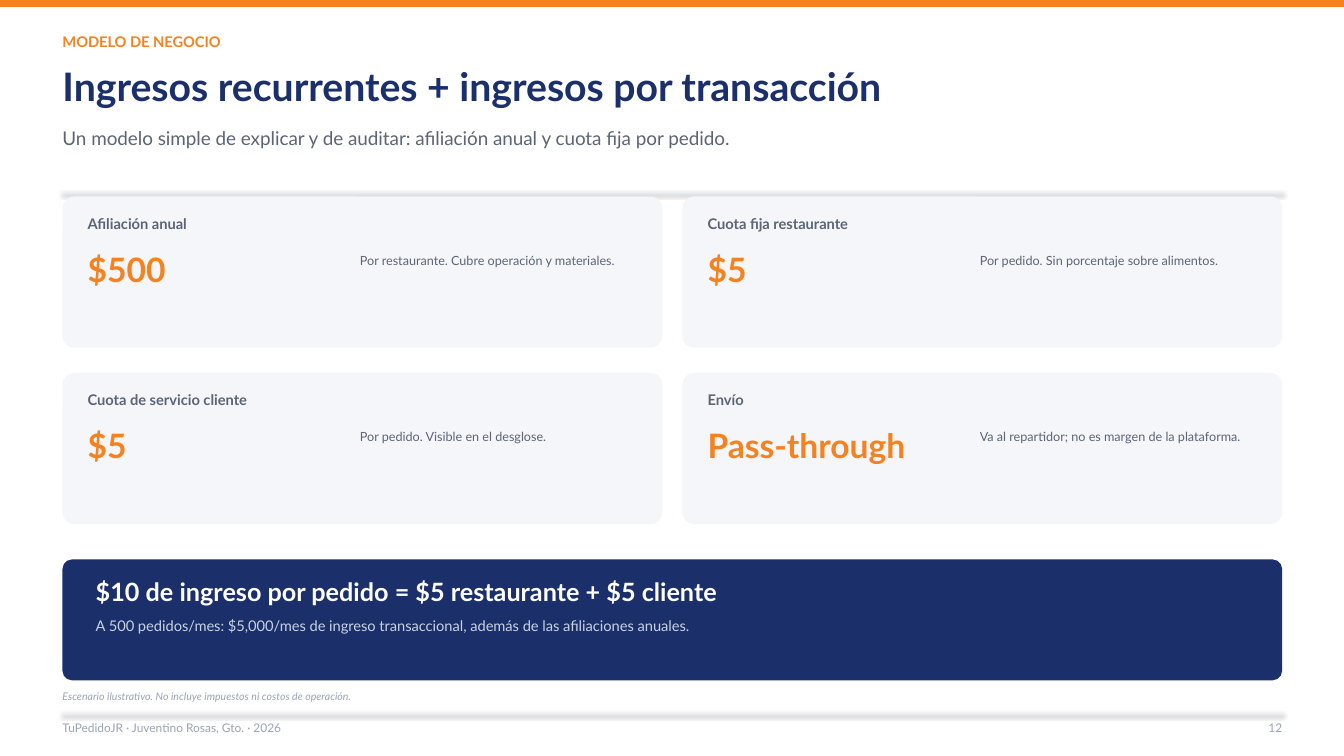
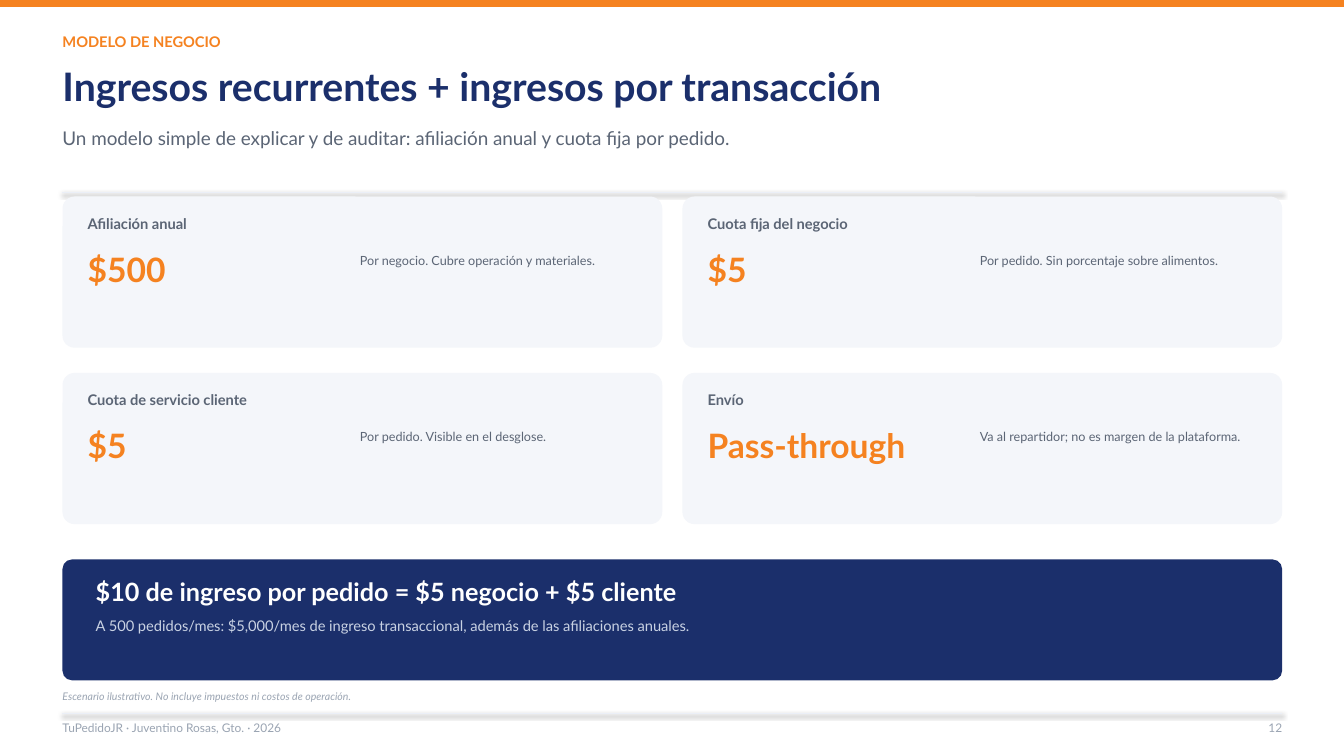
Before and after one commit to Lodoman-old/TuPedidoJR, a slide deck: slide 12 of docs/presentacion/TuPedidoJR_Propuesta_2026.pptx. Drawn at 1344x756 pixels with LibreOffice and Linux fonts; fonts in the diff are those of the drawing. Boxes give left, top, right and bottom in pixels: in the first picture for what was removed or moved away, otherwise in the second. Text is boxed around its words. In the diff, an @@ line names an element or a change of style, - is before the commit and + after.

```diff
--- a/docs/presentacion/TuPedidoJR_Propuesta_2026.pptx
+++ b/docs/presentacion/TuPedidoJR_Propuesta_2026.pptx
@@ text at (708, 218, 848, 232): text changed @@
-Cuota fija restaurante
+Cuota fija del negocio
@@ text at (360, 256, 595, 268): text changed @@
-Por restaurante. Cubre operación y materiales.
+Por negocio. Cubre operación y materiales.
@@ text at (96, 580, 676, 606): text changed @@
-$10 de ingreso por pedido = $5 restaurante + $5 cliente
+$10 de ingreso por pedido = $5 negocio + $5 cliente
```
Also in this commit, not shown: 7 other slides changed, 10 other files.
